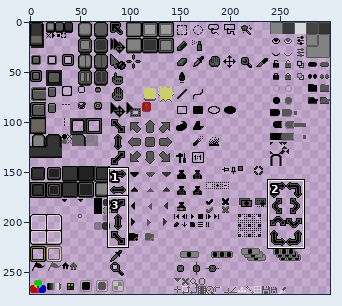
Sprite sheet: sheet.png. The first picture is a wide view before the edit; the outline marks the close-up.
Close-up. First the earlier version:
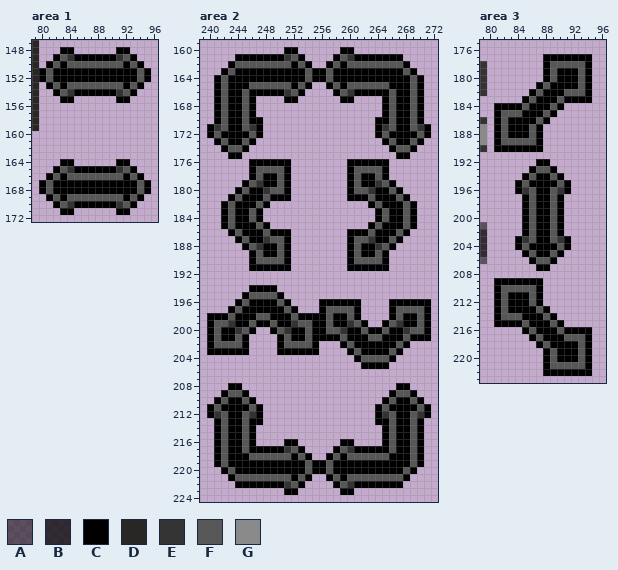
The file is 300x272 pixels. Colours within 5 levels of each other are drawn and written as one. Shown: area 1: x 79..96, y 147..172; area 2: x 239..272, y 159..224; area 3: x 79..96, y 175..223. The commit also changed other parts of the picture, which this record leaves out.
Palette (. is transparent): A #00000087  B #000000be  C #000000  D #292725  E #333333  F #575757  G #8a8a8a
Pixels before, area 1, first column x 79:
147 D................
148 D...CC......CC...
149 D..CFECCCCCCEFC..
150 D.CFCFFFFFFFFCFC.
151 DCFCCCCCCCCCCCCFC
152 DCFCCCCCCCCCCCCFC
153 D.CFCFFFFFFFFCFC.
154 D..CFECCCCCCEFC..
155 D...CC......CC...
156 D................
157 D................
158 D................
159 D................
160 .................
161 .................
162 .................
163 .................
164 ....CC......CC...
165 ...CFECCCCCCEFC..
166 ..CFCFFFFFFFFCFC.
167 .CFCCCCCCCCCCCCFC
168 .CFCCCCCCCCCCCCFC
169 ..CFCFFFFFFFFCFC.
170 ...CFECCCCCCEFC..
171 ....CC......CC...
Pixels before, area 2, first column x 240:
160 ...........CC......CC...........
161 ....CCCCCCCEFC....CFECCCCCCC....
162 ...CFFFFFFFFCFC..CFCFFFFFFFFC...
163 ..CFCCCCCCCCCCFCCFCCCCCCCCCCFC..
164 .CFCCCCCCCCCCCFCCFCCCCCCCCCCCFC.
165 .CFCCCFFFFFFCFC..CFCFFFFFFCCCFC.
166 .CFCCFCCCCCEFC....CFECCCCCFCCFC.
167 .CFCCFC....CC......CC....CFCCFC.
168 .CFCCFC..................CFCCFC.
169 .CFCCFC..................CFCCFC.
170 .CFCCFCC................CCFCCFC.
171 CEFCCFEC................CEFCCFEC
172 CFCCCCFC................CFCCCCFC
173 .CFCCFC..................CFCCFC.
174 ..CFFC....................CFFC..
175 ...CC......................CC...
176 ......CCCCCC........CCCCCC......
177 ......CFFFFC........CFFFFC......
178 ......CFCCFC........CFCCFC......
179 .....CFECCFC........CFCCEFC.....
180 ....CFCCEFFC........CFFECCFC....
181 ...CFCCCFCCC........CCCFCCCFC...
182 ..CFCCCFC..............CFCCCFC..
183 ..CFCCFC................CFCCFC..
184 ..CFCCFC................CFCCFC..
185 ..CFCCCFC..............CFCCCFC..
186 ...CFCCCFCCC........CCCFCCCFC...
187 ....CFCCEFFC........CFFECCFC....
188 .....CFECCFC........CFCCEFC.....
189 ......CFCCFC........CFCCFC......
190 ......CFFFFC........CFFFFC......
191 ......CCCCCC........CCCCCC......
192 ................................
193 ................................
194 ......CCCC......................
195 .....CFFFFC.....................
196 ....CFCCCCFC....CCCCCC....CCCCCC
197 ...CFCCCCCCFC...CFFFFC....CFFFFC
198 CCCFCCCFFCCCFCCCCFCCFC....CFCCFC
199 CFFECCFCCFCCEFFCCFCCEFC..CFECCFC
200 CFCCEFC..CFECCFCCFFECCFCCFCCEFFC
201 CFCCFC....CFCCFCCCCFCCCFFCCCFCCC
202 CFFFFC....CFFFFC...CFCCCCCCFC...
203 CCCCCC....CCCCCC....CFCCCCFC....
204 .....................CFFFFC.....
205 ......................CCCC......
206 ................................
207 ................................
208 ...CC......................CC...
209 ..CFFC....................CFFC..
210 .CFCCFC..................CFCCFC.
211 CFCCCCFC................CFCCCCFC
212 CEFCCFEC................CEFCCFEC
213 .CFCCFCC................CCFCCFC.
214 .CFCCFC..................CFCCFC.
215 .CFCCFC..................CFCCFC.
216 .CFCCFC....CC......CC....CFCCFC.
217 .CFCCFCCCCCEFC....CFECCCCCFCCFC.
218 .CFCCCFFFFFFCFC..CFCFFFFFFCCCFC.
219 .CFCCCCCCCCCCCFCCFCCCCCCCCCCCFC.
220 ..CFCCCCCCCCCCFCCFCCCCCCCCCCFC..
221 ...CFFFFFFFFCFC..CFCFFFFFFFFC...
222 ....CCCCCCCEFC....CFECCCCCCC....
223 ...........CC......CC...........
Pixels before, area 3, first column x 79:
177 .........CCCCCCC
178 E........CFFFFFC
179 E........CFCCCFC
180 E........CFCCCFC
181 E.......CFCCCCFC
182 E......CFCCCFFFC
183 ......CFCCCFCCCC
184 ..CCCCFCCCFC....
185 ..CFFFCCCFC.....
186 E.CFCCCCFC......
187 G.CFCCCFC.......
188 G.CFCCCFC.......
189 G.CFFFFFC.......
190 E.CCCCCCC.......
191 ................
192 ........CC......
193 .......CFFC.....
194 ......CFCCFC....
195 .....CFCCCCFC...
196 .....CEFCCFEC...
197 ......CFCCFC....
198 ......CFCCFC....
199 ......CFCCFC....
200 ......CFCCFC....
201 A.....CFCCFC....
202 B.....CFCCFC....
203 B....CEFCCFEC...
204 B....CFCCCCFC...
205 B.....CFCCFC....
206 A......CFFC.....
207 ........CC......
208 ................
209 ..CCCCCCC.......
210 ..CFFFFFC.......
211 ..CFCCCFC.......
212 ..CFCCCFC.......
213 ..CFCCCCFC......
214 ..CFFFCCCFC.....
215 ..CCCCFCCCFC....
216 ......CFCCCFCCCC
217 .......CFCCCFFFC
218 ........CFCCCCFC
219 .........CFCCCFC
220 .........CFCCCFC
221 .........CFFFFFC
222 .........CCCCCCC
After:
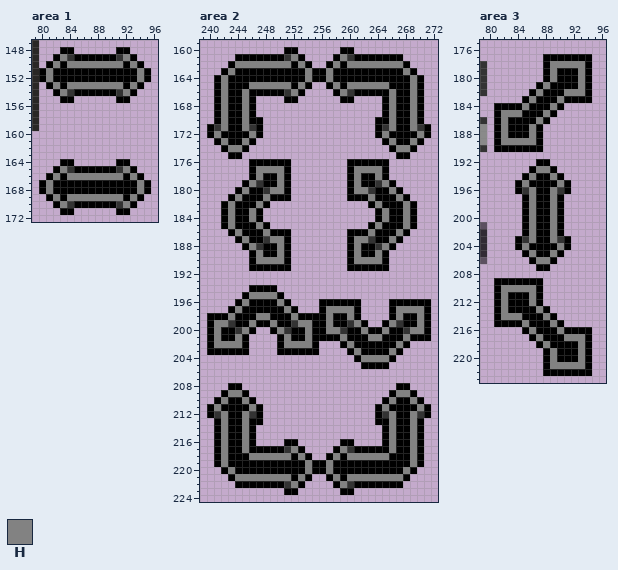
Colours new in this view: H #828282
Changes in this commit:
Changed rows in their new state; - is an unchanged pixel.
Area 1:
first column x 81:
149 --H--------H--
150 -H-HHHHHHHH-H-
151 H------------H
152 H------------H
153 -H-HHHHHHHH-H-
154 --H--------H--
first column x 81:
165 --H--------H--
166 -H-HHHHHHHH-H-
167 H------------H
168 H------------H
169 -H-HHHHHHHH-H-
170 --H--------H--
Area 2:
first column x 241:
161 -----------H------H-----------
162 ---HHHHHHHH-H----H-HHHHHHHH---
163 --H----------H--H----------H--
164 -H-----------H--H-----------H-
165 -H---HHHHHH-H----H-HHHHHH---H-
166 -H--H------H------H------H--H-
167 -H--H--------------------H--H-
168 -H--H--------------------H--H-
169 -H--H--------------------H--H-
170 -H--H--------------------H--H-
171 -H--H--------------------H--H-
172 H----H------------------H----H
173 -H--H--------------------H--H-
174 --HH----------------------HH--
177 ------HHHH----------HHHH------
178 ------H--H----------H--H------
179 -----H---H----------H---H-----
180 ----H---HH----------HH---H----
181 ---H---H--------------H---H---
182 --H---H----------------H---H--
183 --H--H------------------H--H--
184 --H--H------------------H--H--
185 --H---H----------------H---H--
186 ---H---H--------------H---H---
187 ----H---HH----------HH---H----
188 -----H---H----------H---H-----
189 ------H--H----------H--H------
190 ------HHHH----------HHHH------
first column x 241:
195 -----HHHH---------------------
196 ----H----H--------------------
197 ---H------H-----HHHH------HHHH
198 --H---HH---H----H--H------H--H
199 HH---H--H---HH--H---H----H---H
200 H---H----H---H--HH---H--H---HH
201 H--H------H--H----H---HH---H--
202 HHHH------HHHH-----H------H---
203 --------------------H----H----
204 ---------------------HHHH-----
first column x 241:
209 --HH----------------------HH--
210 -H--H--------------------H--H-
211 H----H------------------H----H
212 -H--H--------------------H--H-
213 -H--H--------------------H--H-
214 -H--H--------------------H--H-
215 -H--H--------------------H--H-
216 -H--H--------------------H--H-
217 -H--H------H------H------H--H-
218 -H---HHHHHH-H----H-HHHHHH---H-
219 -H-----------H--H-----------H-
220 --H----------H--H----------H--
221 ---HHHHHHHH-H----H-HHHHHHHH---
222 -----------H------H-----------
Area 3:
first column x 82:
178 -------HHHHH
179 -------H---H
180 -------H---H
181 ------H----H
182 -----H---HHH
183 ----H---H---
184 ---H---H----
185 HHH---H-----
186 H----H------
187 H---H-------
188 H---H-------
189 HHHHH-------
first column x 85:
193 --HH--
194 -H--H-
195 H----H
196 -H--H-
197 -H--H-
198 -H--H-
199 -H--H-
200 -H--H-
201 -H--H-
202 -H--H-
203 -H--H-
204 H----H
205 -H--H-
206 --HH--
first column x 82:
210 HHHHH-------
211 H---H-------
212 H---H-------
213 H----H------
214 HHH---H-----
215 ---H---H----
216 ----H---H---
217 -----H---HHH
218 ------H----H
219 -------H---H
220 -------H---H
221 -------HHHHH
Changed places in both close-ups, as pixel boxes (x1, y1, x2, y2):
changed: (46, 54, 144, 96)
changed: (46, 166, 144, 208)
changed: (214, 54, 424, 264)
changed: (214, 292, 424, 488)
changed: (501, 61, 585, 145)
changed: (501, 166, 585, 369)
